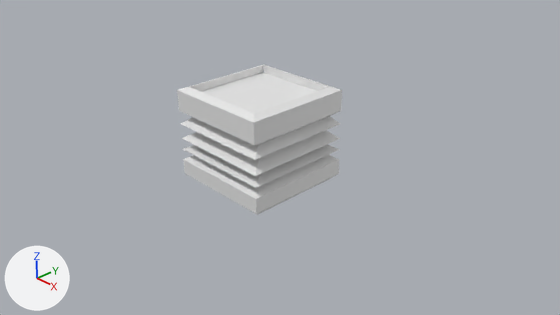
What one commit did to the Blender file Assets/Levels/Models/crate.blend.
Rendered twice from the file's camera 'Camera'. The lights are fixed; the arrows at lower left show +X, +Y and +Z.
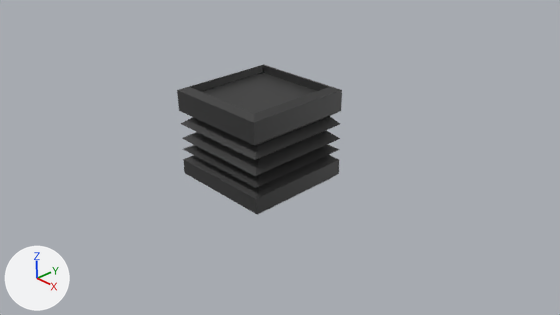
Pixel boxes [x1, y1, x2, y2] of what changed, in the pictures (560 x 315 px):
'Plane', recoloured (white to black): [177, 64, 342, 215] in both

The change, as a diff of the scene's bpy script:
```diff
--- a/Assets/Levels/Models/crate.blend.py
+++ b/Assets/Levels/Models/crate.blend.py
@@ img_texture_crate @@
+img_texture_crate = load_image('texture_crate', 'textures/texture_crate.png', 1024, 1024, 'sRGB')
@@ mat_texture_crate @@
+mat_texture_crate = principled_material('texture_crate')
+mat_texture_crate.texture = img_texture_crate
@@ me_plane_001 @@
 me_plane_001.from_pydata(...)  # 90 vertices, 88 faces; spans x -1.0..1.0, y -1.0..1.0, z 0.0..1.77
+me_plane_001.materials.append(mat_texture_crate)  # picture img_texture_crate
```
